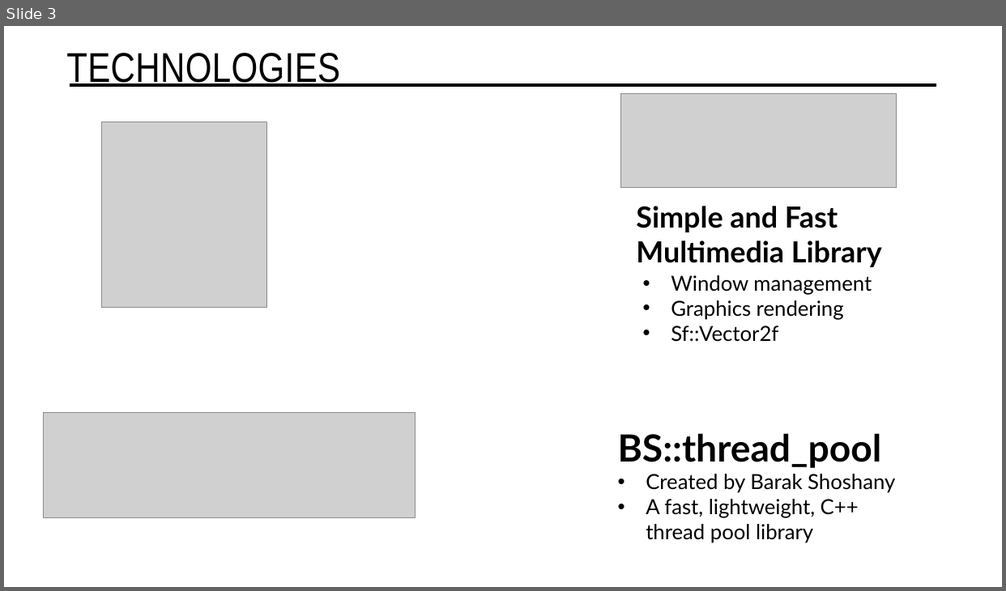
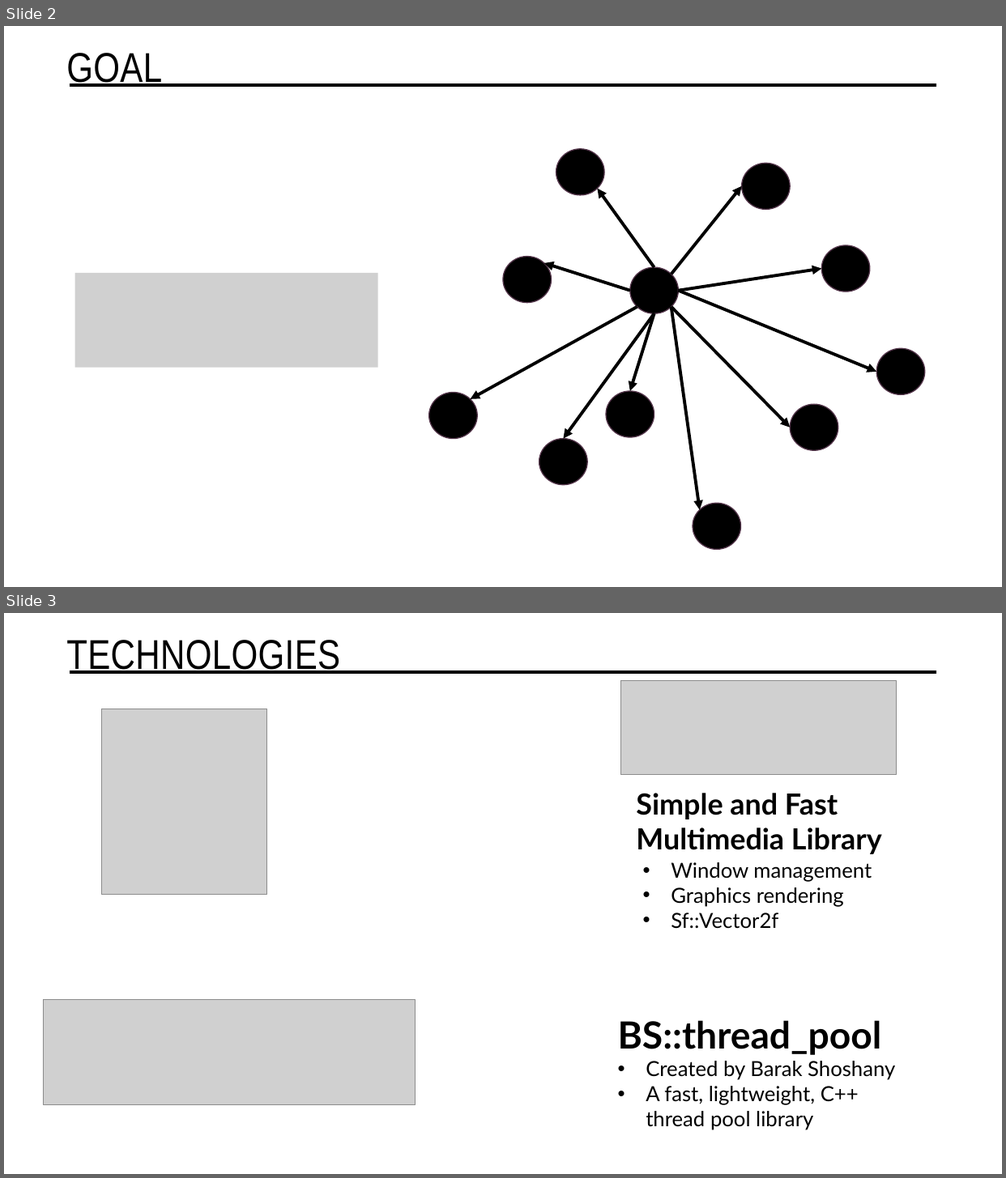
Before and after one commit to matthew9755123/N-Body_Sim, a slide deck: N-Body Simulator.pptx. Shown one above the other, each under a label of ours: slide 3 before the commit, slides 2 and 3 after it. The pictures are 1006x591 and 1006x1178 pixels, drawn with LibreOffice and Linux fonts; fonts in the diff are those of the drawing; grey boxes stand for pictures. Boxes give left, top, right and bottom in pixels: in the first picture for what was removed or moved away, otherwise in the second. Text is boxed around its words. In the diff, an @@ line names an element or a change of style, - is before the commit and + after.

```diff
--- a/N-Body Simulator.pptx
+++ b/N-Body Simulator.pptx
@@ slide 2 added at [4, 26, 1002, 587], background #FFFFFF; not listed: 1 template element that a slide beside it also shows @@
@@ title added at [66, 53, 162, 87], 40 pt, text #000000 @@
+GOAL
@@ ellipse added at [556, 149, 604, 195], fill #000000, outline #55374C 1 pt @@
@@ ellipse added at [742, 163, 790, 209], fill #000000, outline #55374C 1 pt @@
@@ arrow added from (654, 268) to (598, 189), #000000 3 pt @@
@@ arrow added from (671, 275) to (742, 186), #000000 3 pt @@
@@ ellipse added at [503, 257, 552, 303], fill #000000, outline #55374C 1 pt @@
@@ arrow added from (630, 291) to (544, 263), #000000 3 pt @@
@@ ellipse added at [630, 268, 678, 314], fill #000000, outline #55374C 1 pt @@
@@ arrow added from (679, 291) to (821, 268), #000000 3 pt @@
@@ ellipse added at [821, 246, 869, 292], fill #000000, outline #55374C 1 pt @@
@@ picture added at [75, 273, 378, 367] @@
@@ arrow added from (679, 291) to (877, 372), #000000 3 pt @@
@@ arrow added from (637, 307) to (471, 399), #000000 3 pt @@
@@ arrow added from (654, 314) to (563, 439), #000000 3 pt @@
@@ arrow added from (654, 314) to (630, 391), #000000 3 pt @@
@@ arrow added from (671, 307) to (700, 510), #000000 3 pt @@
@@ arrow added from (671, 307) to (790, 428), #000000 3 pt @@
@@ ellipse added at [877, 348, 925, 395], fill #000000, outline #55374C 1 pt @@
@@ ellipse added at [429, 393, 477, 439], fill #000000, outline #55374C 1 pt @@
@@ ellipse added at [606, 391, 654, 437], fill #000000, outline #55374C 1 pt @@
@@ ellipse added at [790, 405, 838, 451], fill #000000, outline #55374C 1 pt @@
@@ ellipse added at [539, 439, 587, 485], fill #000000, outline #55374C 1 pt @@
@@ ellipse added at [692, 504, 740, 550], fill #000000, outline #55374C 1 pt @@
```
Also in this commit, not shown: 4 slides changed, 1 slide removed, 21 other files.
